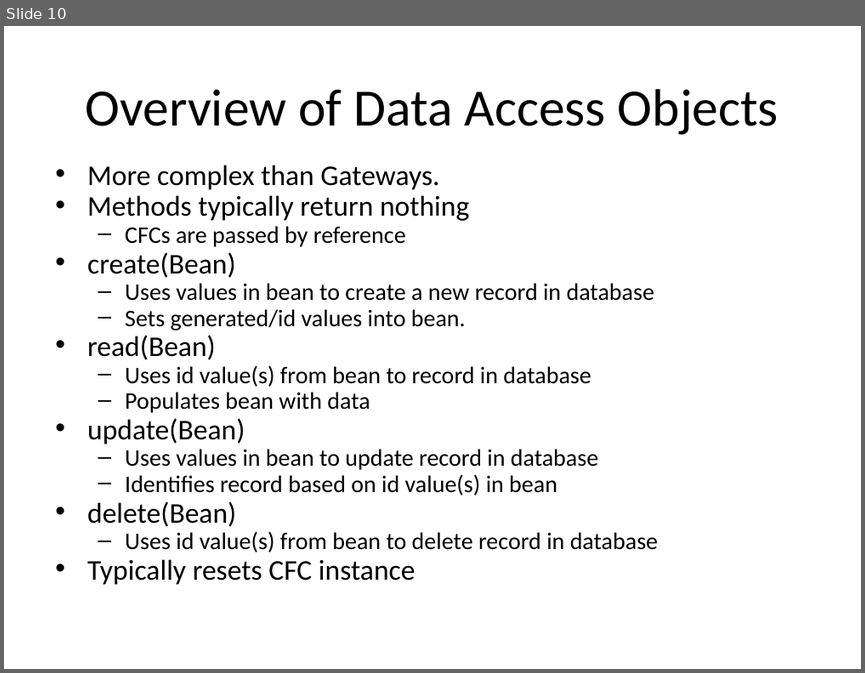
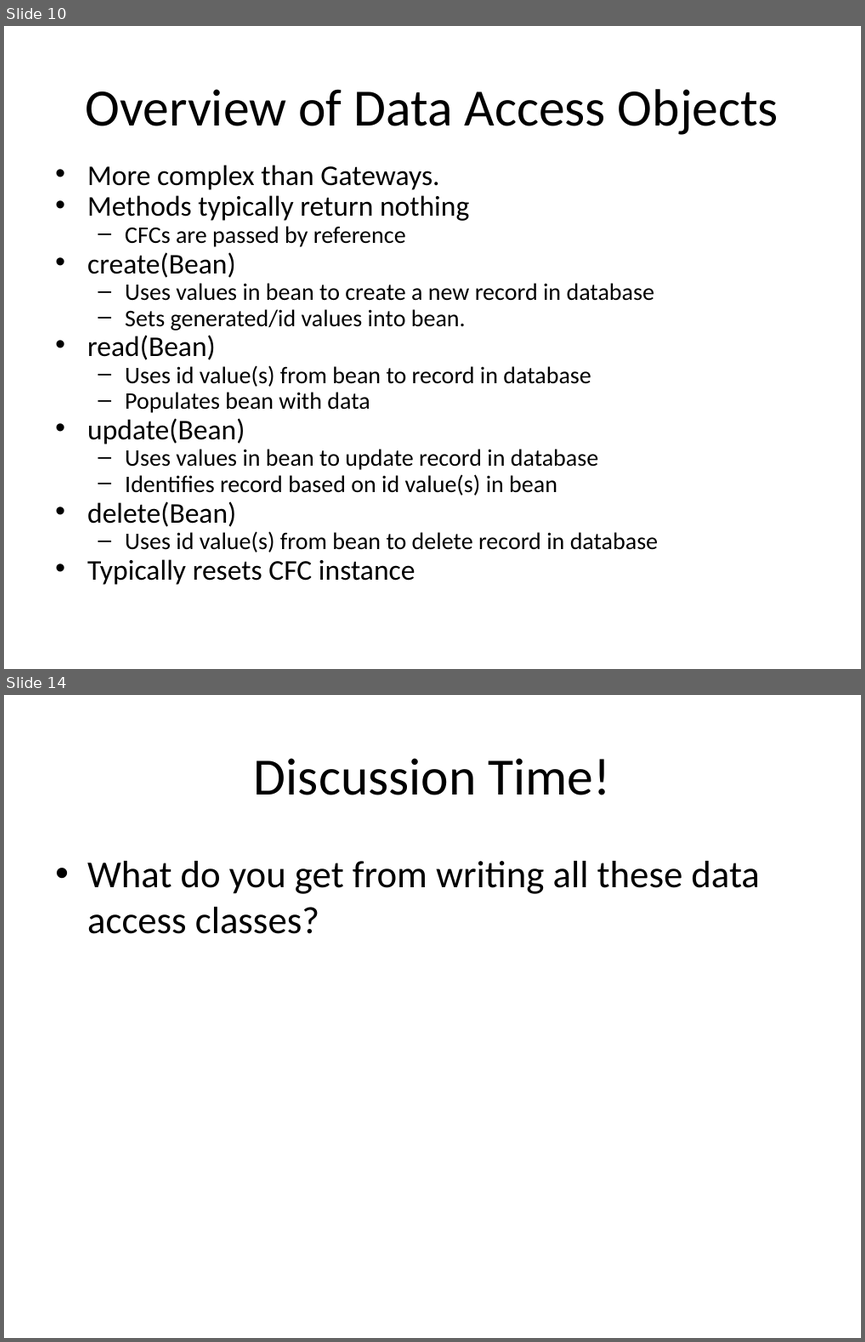
Before and after one commit to dhughes/OldPresentations, a slide deck: Trunk/Model-Glue 3 Day For Teratech/documents/Data Access Design Patterns.ppt. Shown one above the other, each under a label of ours: slide 10 before the commit, slides 10 and 14 after it; the slides between them are not shown. The pictures are 865x673 and 865x1342 pixels, drawn with LibreOffice and Linux fonts; fonts in the diff are those of the drawing; background and template pictures are left out. Boxes give left, top, right and bottom in pixels: in the first picture for what was removed or moved away, otherwise in the second. Text is boxed around its words. In the diff, an @@ line names an element or a change of style, - is before the commit and + after.

```diff
--- a/Trunk/Model-Glue 3 Day For Teratech/documents/Data Access Design Patterns.ppt
+++ b/Trunk/Model-Glue 3 Day For Teratech/documents/Data Access Design Patterns.ppt
@@ slide 14 added at [4, 695, 861, 1338], background picture (left out) @@
@@ title added at [254, 758, 610, 795], 44 pt, text #000000 @@
+Discussion Time!
@@ text added at [87, 861, 759, 934], 32 pt, text #000000 @@
+• What do you get from writing all these data access classes?
```
Also in this commit, not shown: 1 slide changed, 2 other slides added, 3 other files.
